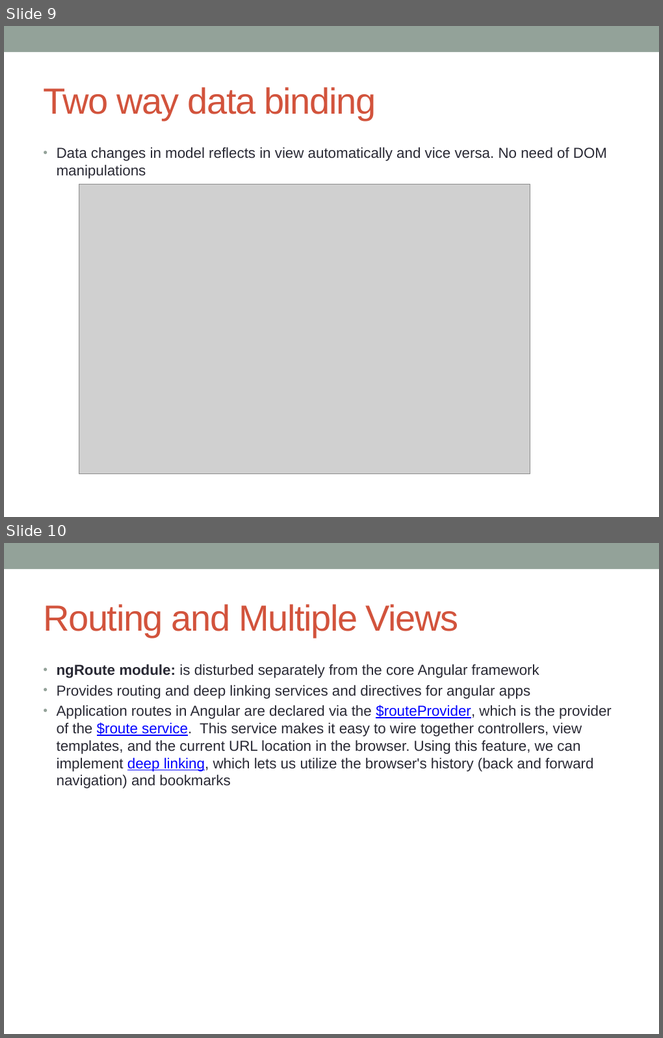
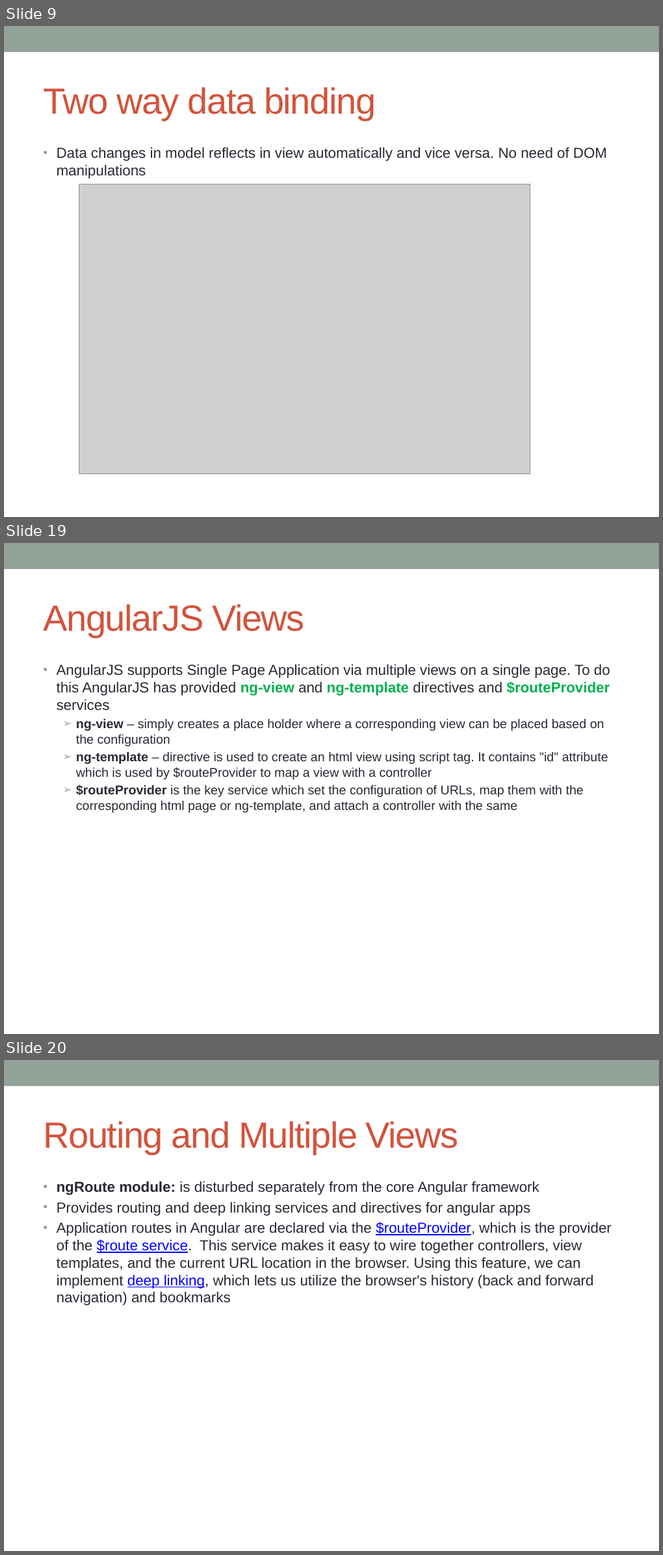
Before and after one commit to notionquest/ProjectDocumentation, a slide deck: AngularJS.pptx. Shown one above the other, each under a label of ours: slides 9 and 10 before the commit, slides 9, 19 and 20 after it; the slides between them are not shown. The pictures are 663x1038 and 663x1555 pixels, drawn with LibreOffice and Linux fonts; fonts in the diff are those of the drawing; grey boxes stand for pictures. Boxes give left, top, right and bottom in pixels: in the first picture for what was removed or moved away, otherwise in the second. Text is boxed around its words. In the diff, an @@ line names an element or a change of style, - is before the commit and + after.

Commit message:
AngularJS added more contents

```diff
--- a/AngularJS.pptx
+++ b/AngularJS.pptx
@@ slide 19 added at [4, 543, 659, 1034], background #FFFFFF; not listed: 1 template element that a slide beside it also shows @@
@@ title added at [43, 604, 305, 637], 40 pt, text #D2533C @@
+AngularJS Views
@@ text added at [57, 664, 610, 813], 14 pt, text #292934 @@
+• AngularJS supports Single Page Application via multiple views on a single page. To do this AngularJS has provided ng-view and ng-template directives and $routeProvider services
+  ➢ ng-view – simply creates a place holder where a corresponding view can be placed based on the configuration
+  ➢ ng-template – directive is used to create an html view using script tag. It contains "id" attribute which is used by $routeProvider to map a view with a controller
+  ➢ $routeProvider is the key service which set the configuration of URLs, map them with the corresponding html page or ng-template, and attach a controller with the same
@@ what was slide 10 is now slide 20 @@
```
Also in this commit, not shown: 2 slides changed, 11 other slides added.
